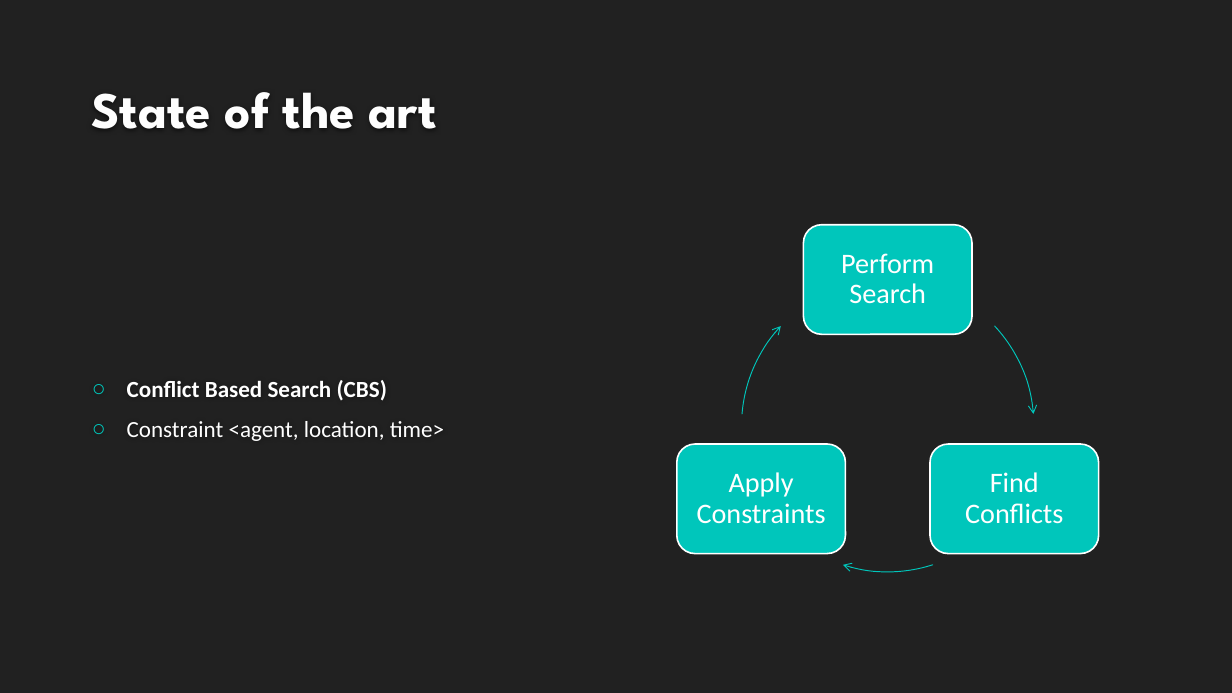
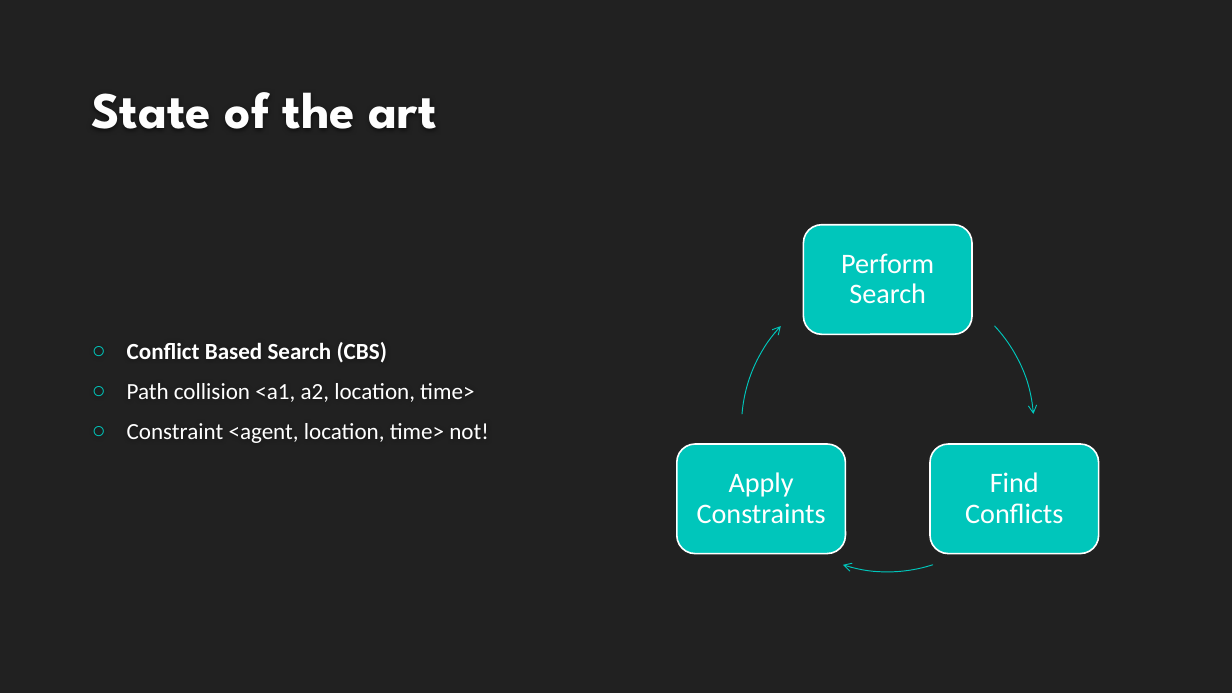
Before and after one commit to VikingDai/Honours-MAPF, a slide deck: slide 18 of Documents/Intermediate Presentation/NewPresentation.pptx. Drawn at 1232x693 pixels with LibreOffice and Linux fonts; fonts in the diff are those of the drawing; background and template pictures are left out. Boxes give left, top, right and bottom in pixels: in the first picture for what was removed or moved away, otherwise in the second. Text is boxed around its words. In the diff, an @@ line names an element or a change of style, - is before the commit and + after.

```diff
--- a/Documents/Intermediate Presentation/NewPresentation.pptx
+++ b/Documents/Intermediate Presentation/NewPresentation.pptx
@@ text at (127, 383, 489, 443): text changed @@
-○ Constraint <agent, location, time>
+○ Path collision <a1, a2, location, time>
+○ Constraint <agent, location, time> not!
```
Also in this commit, not shown: 11 other slides changed, 1 slide added, 1 slide removed.
